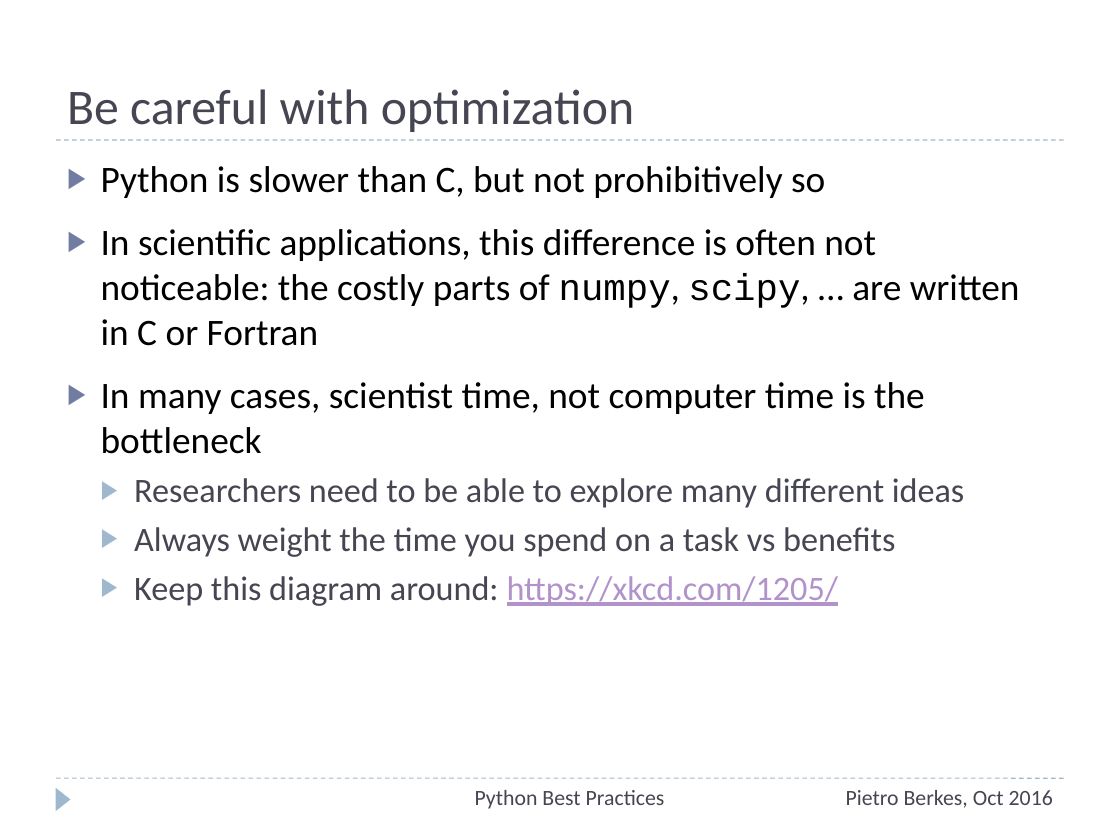
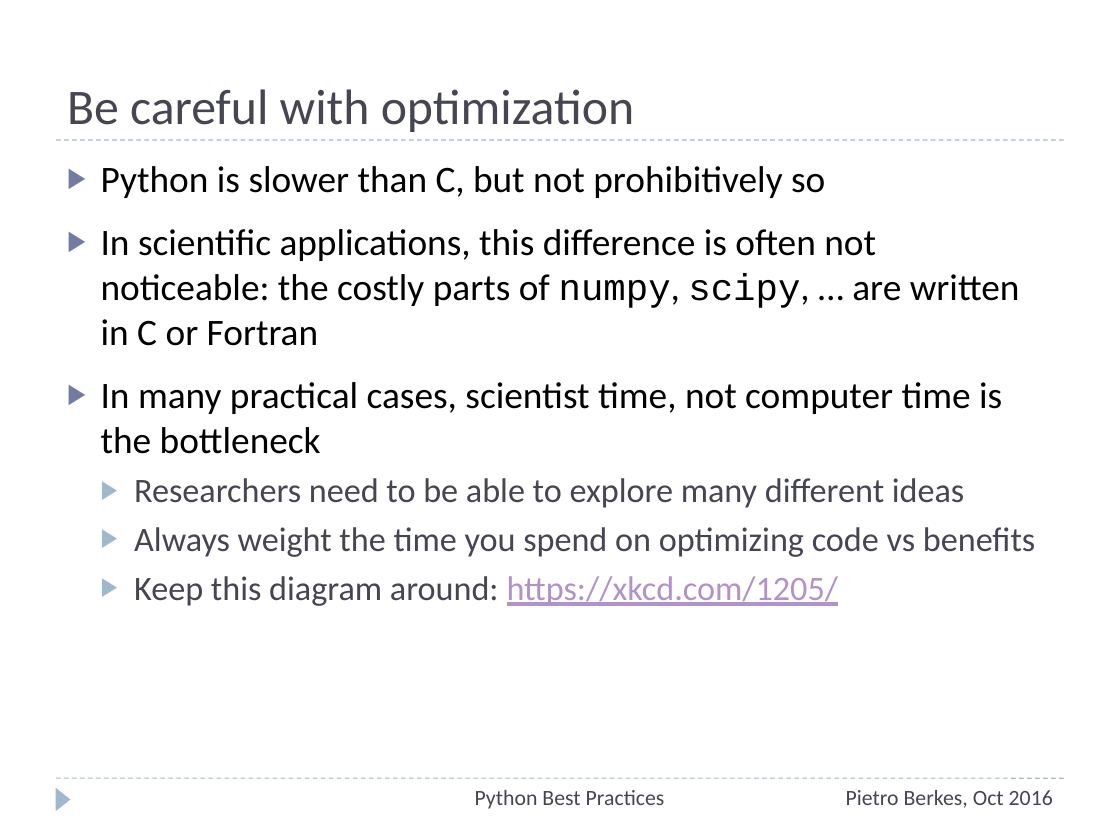
Before and after one commit to ASPP/testing_debugging_profiling, a slide deck: slide 66 of testing-debugging-profiling.pptx (slide 63 before the commit). Drawn at 1120x840 pixels with LibreOffice and Linux fonts; fonts in the diff are those of the drawing. Boxes give left, top, right and bottom in pixels: in the first picture for what was removed or moved away, otherwise in the second. Text is boxed around its words. In the diff, an @@ line names an element or a change of style, - is before the commit and + after.

```diff
--- a/testing-debugging-profiling.pptx
+++ b/testing-debugging-profiling.pptx
@@ text at (101, 382, 1002, 454): text changed @@
-▶ In many cases, scientist time, not computer time is the bottleneck
+▶ In many practical cases, scientist time, not computer time is the bottleneck
@@ text at (134, 527, 1035, 557): text changed @@
-  ▶ Always weight the time you spend on a task vs benefits
+  ▶ Always weight the time you spend on optimizing code vs benefits
```
Also in this commit, not shown: 23 other slides changed, 12 slides added, 1 slide removed.
